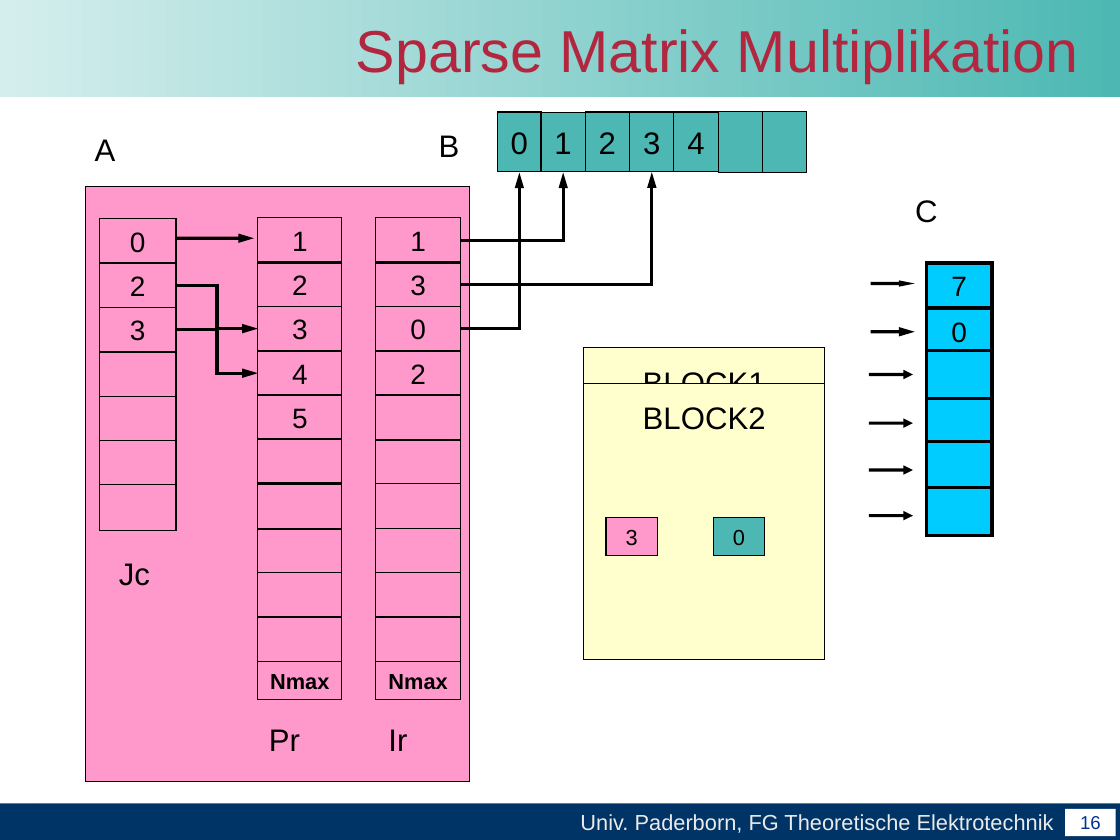
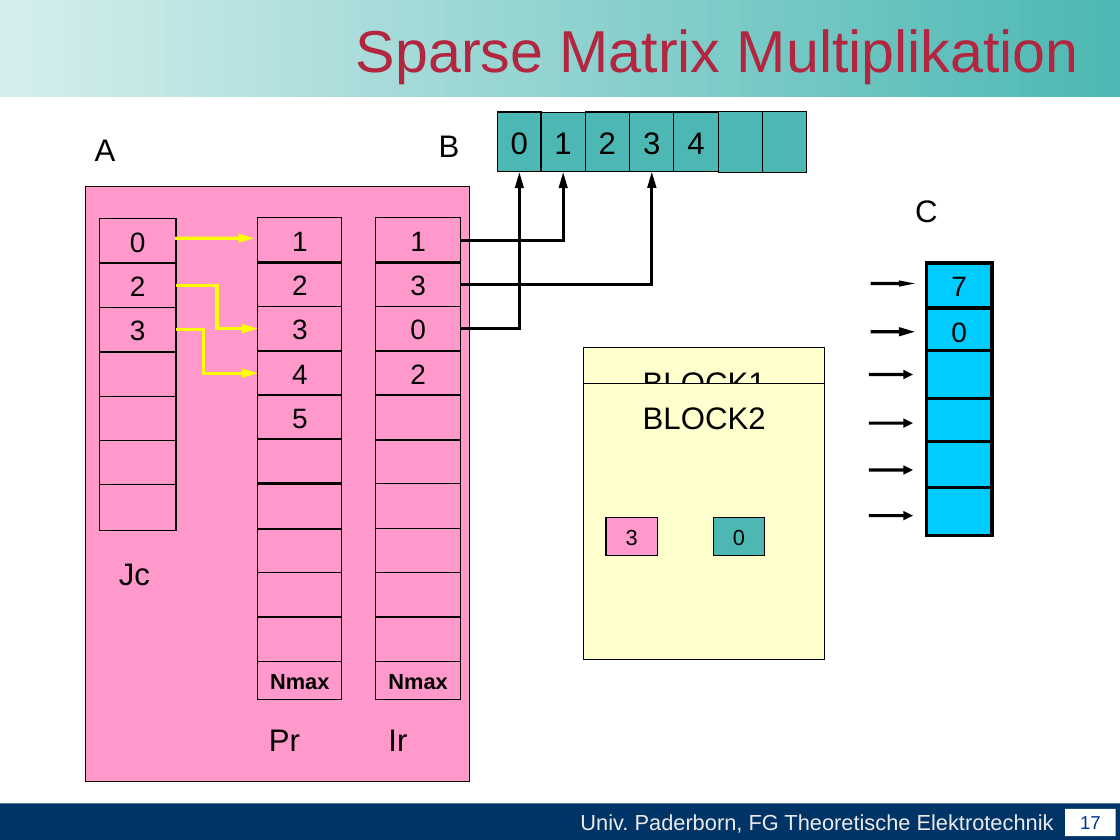
Before and after one commit to unconditional/projektarbeitcuda, a slide deck: slide 17 of Abschlussvortrag/Abschlussvortrag der Projektarbeit CUDA.ppt (slide 16 before the commit). Drawn at 1120x840 pixels with LibreOffice and Linux fonts; fonts in the diff are those of the drawing; background and template pictures are left out. Boxes give left, top, right and bottom in pixels: in the first picture for what was removed or moved away, otherwise in the second. Text is boxed around its words. In the diff, an @@ line names an element or a change of style, - is before the commit and + after.

```diff
--- a/Abschlussvortrag/Abschlussvortrag der Projektarbeit CUDA.ppt
+++ b/Abschlussvortrag/Abschlussvortrag der Projektarbeit CUDA.ppt
@@ arrow (175, 239) - (254, 239): stroke #000000 2.01 pt to #FFFF00 2.01 pt @@
@@ elbow arrow (176, 286) - (258, 328): stroke #000000 2.01 pt to #FFFF00 2.01 pt @@
@@ elbow arrow (176, 329) - (258, 373): stroke #000000 2.01 pt to #FFFF00 2.01 pt; route changed @@
@@ page number at (1080, 816, 1101, 829): text changed @@
-16
+17
```
Also in this commit, not shown: 12 other slides changed, 1 slide added.
